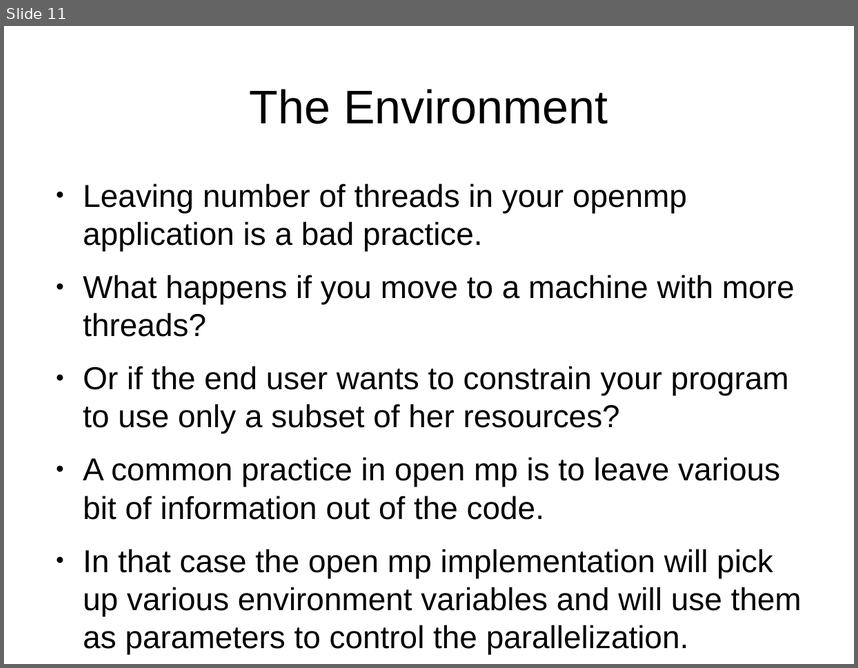
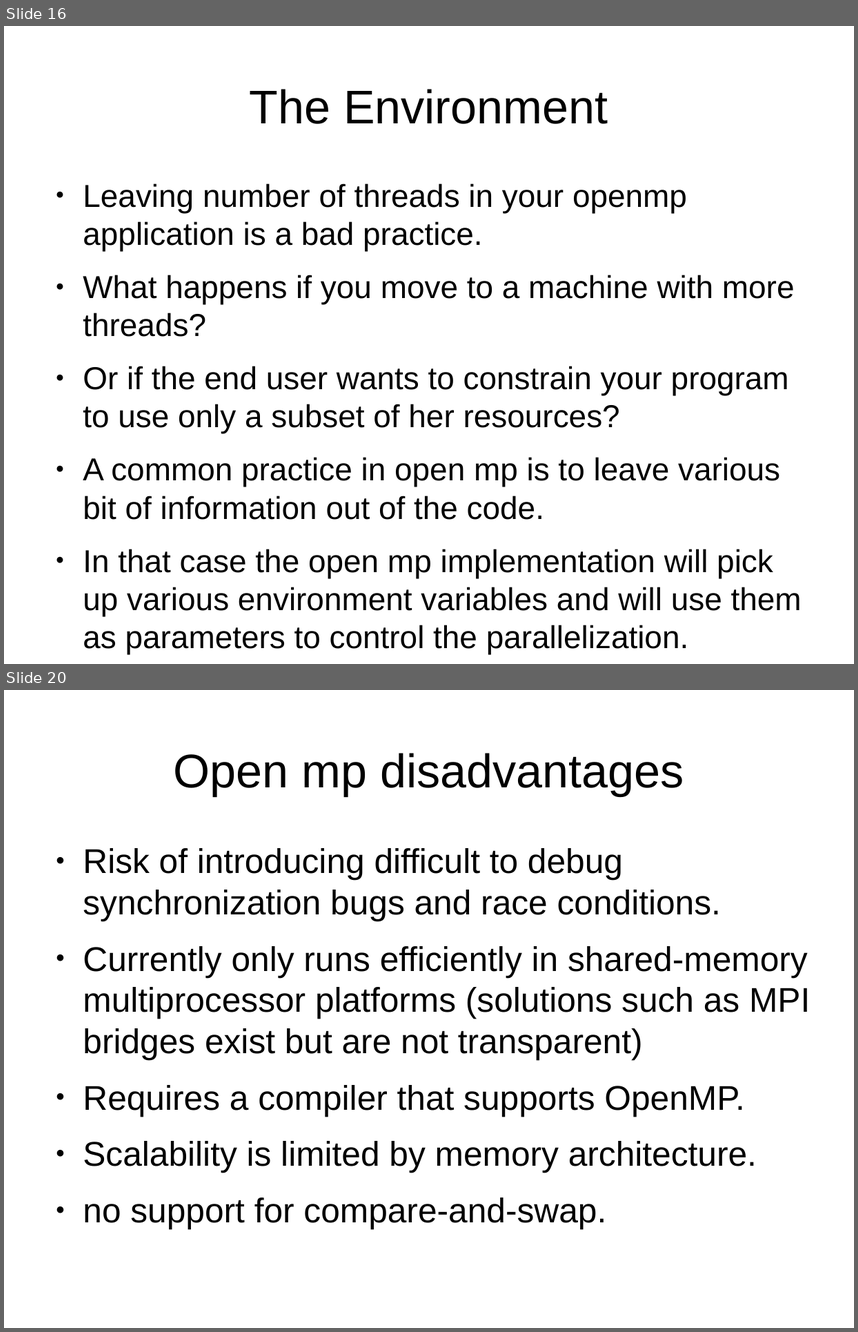
Before and after one commit to veltzer/demos, a slide deck: cpp/multi_core/openmp.odp. Shown one above the other, each under a label of ours: slide 11 before the commit, slides 16 and 20 after it; the slides between them are not shown. The pictures are 858x668 and 858x1332 pixels, drawn with LibreOffice and Linux fonts; fonts in the diff are those of the drawing. Boxes give left, top, right and bottom in pixels: in the first picture for what was removed or moved away, otherwise in the second. Text is boxed around its words. In the diff, an @@ line names an element or a change of style, - is before the commit and + after.

```diff
--- a/cpp/multi_core/openmp.odp
+++ b/cpp/multi_core/openmp.odp
@@ slide 20 added at (x1=4, y1=690, x2=854, y2=1328), background #FFFFFF @@
@@ title added at (x1=173, y1=753, x2=684, y2=796), 44 pt, text #000000 @@
+Open mp disadvantages
@@ text added at (x1=83, y1=848, x2=810, y2=1228), 32 pt, text #000000 @@
+● Risk of introducing difficult to debug synchronization bugs and race conditions.
+● Currently only runs efficiently in shared-memory multiprocessor platforms (solutions such as MPI bridges exist but are not transparent)
+● Requires a compiler that supports OpenMP.
+● Scalability is limited by memory architecture.
+● no support for compare-and-swap.
@@ what was slide 11 is now slide 16 @@
```
Also in this commit, not shown: 1 slide changed, 9 other slides added, 4 other files.
